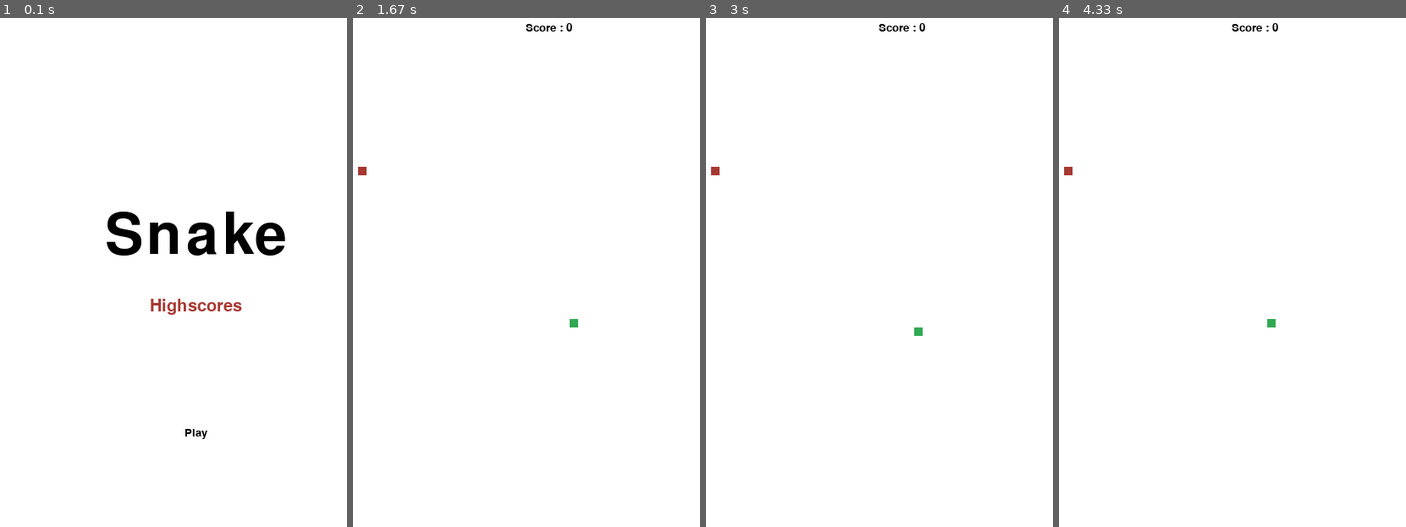
Above: before the commit, frames 1-4 (left to right).
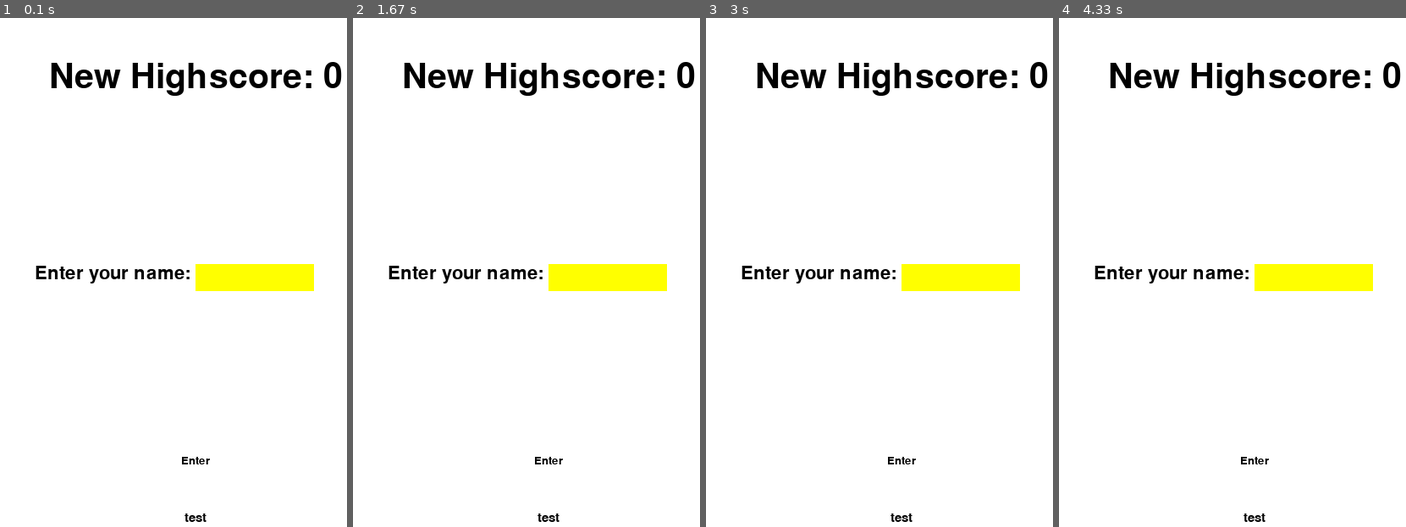
Above: after the commit, the same moments.

Repository: mcastre1/pygame
Game: pygame game, started from snake_game/main.py
Same seed, same stepped clock (60 frames per second), same inputs: the game is played once before the commit and once after it.
Inputs (mouse positions are in pixels of both pictures, inside the frame that each line leads up to):
- Up to frame 1 (0.1 s): no input
- Up to frame 2 (1.67 s): click (547, 435) at 0.38 s, where only the run before the commit has a clickable "Play"; hold Right 0.67-1.13 s; move the mouse to (529, 379) at 0.7 s; hold Up 1.17-1.63 s; move the mouse to (550, 394) at 1.2 s
- Up to frame 3 (3 s): hold Right 1.67-2.13 s; hold Left 2.17-2.7 s; hold Down from 2.73 s (still down)
- Up to frame 4 (4.33 s): release Down at 3.03 s; hold Left 3.07-3.47 s; hold Up 3.5-3.87 s; hold Right from 3.9 s (still down)

The runs differ from the first frame. In frame 1, 6.8% of the frame differs, in the area x 10-99%, y 8-100%; in frame 2, 4.6%; in frame 3, 4.6%; in frame 4, 4.6%.

Commit message:
Created custom button class for less repetitiveness.

Diff:
--- a/snake_game/gameState.py
+++ b/snake_game/gameState.py
@@ -5,6 +5,7 @@
 import random, pygame, sys
 from particle import Particle
 import json
+from gui.button import Button
 
 class GameState():
     def __init__(self, head_group, body_group, pickup_group, screen, apple_bite_sfx, bg_music):
@@ -59,6 +60,8 @@
 
         # input state
         self.user_text = ''
+        self.test_button = Button('test', 22, 'black')
+        self.test_button.get_button_rect().center = (SCREEN_WIDTH/2, SCREEN_HEIGHT/2 + 200)
 
         try:
         # Read and load json text file
@@ -448,3 +451,4 @@
         self.screen.blit(input_label, input_label_rect) # Text for label to the left of input rect
         self.screen.blit(text, text_rect) # Text for top of screen highscore
         self.screen.blit(button, button_rect)
+        self.test_button.blit_button()
--- /dev/null
+++ b/snake_game/gui/button.py
@@ -0,0 +1,19 @@
+import pygame
+
+class Button():
+    def __init__(self, text, font_size, text_color, font = None):
+        self.text = text
+        self.font_size = font_size
+        self.text_color = text_color
+        self.font = font
+
+        self.button_font = pygame.font.Font(self.font, font_size)
+        self.button_text = self.button_font.render(self.text, True, self.text_color)
+        self.button_rect = self.button_text.get_rect()
+
+    def get_button_rect(self):
+        return self.button_rect
+
+    def blit_button(self):
+        screen = pygame.display.get_surface()
+        screen.blit(self.button_text, self.button_rect)
--- a/snake_game/main.py
+++ b/snake_game/main.py
@@ -21,7 +21,7 @@
 pickup_group = pygame.sprite.Group()
 
 game_state = GameState(head_group, body_group, pickup_group, screen, apple_bite_sfx, background_music)
-game_state.set_state('intro')
+game_state.set_state('input')
 
 while True:
     game_state.state_manager()
